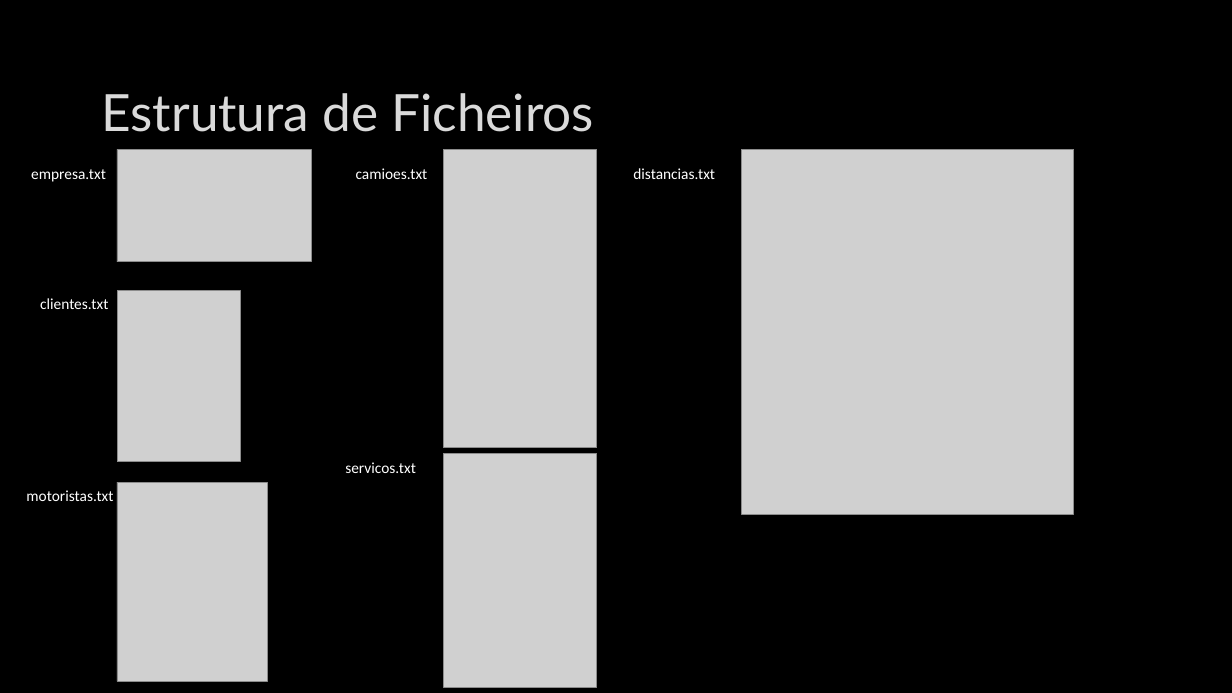
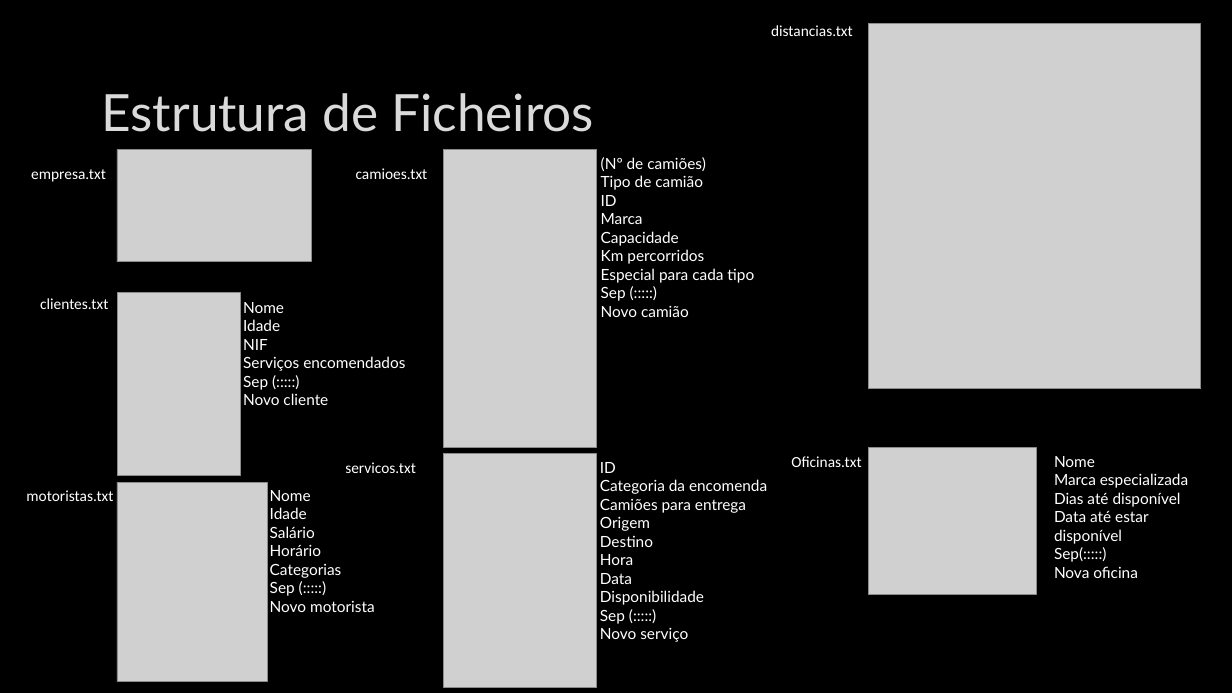
Before and after one commit to Caio-Nogueira/1-Projeto_AEDA, a slide deck: slide 5 of empresa_transportes.pptx (slide 8 before the commit). Drawn at 1232x693 pixels with LibreOffice and Linux fonts; fonts in the diff are those of the drawing; grey boxes stand for pictures; background and template pictures are left out. Boxes give left, top, right and bottom in pixels: in the first picture for what was removed or moved away, otherwise in the second. Text is boxed around its words. In the diff, an @@ line names an element or a change of style, - is before the commit and + after.

```diff
--- a/empresa_transportes.pptx
+++ b/empresa_transportes.pptx
@@ text "distancias.txt": place and size @@
-text "distancias.txt" at bbox=[633, 168, 715, 179]
+text "distancias.txt" at bbox=[771, 25, 853, 36]
@@ picture: place and size @@
-picture at bbox=[741, 150, 1074, 515]
+picture at bbox=[869, 24, 1202, 389]
@@ text added at bbox=[601, 157, 754, 317], 12 pt, text #FFFFFF @@
+(Nº de camiões)
+Tipo de camião
+ID
+Marca
+Capacidade
+Km percorridos
+Especial para cada tipo
+Sep (:::::)
+Novo camião
@@ picture: place and size @@
-picture at bbox=[117, 290, 240, 462]
+picture at bbox=[117, 293, 240, 475]
@@ text added at bbox=[243, 302, 405, 405], 12 pt, text #FFFFFF @@
+Nome
+Idade
+NIF
+Serviços encomendados
+Sep (:::::)
+Novo cliente
@@ picture added at bbox=[869, 448, 1037, 595] @@
@@ text added at bbox=[600, 462, 767, 642], 12 pt, text #FFFFFF @@
+ID
+Categoria da encomenda
+Camiões para entrega
+Origem
+Destino
+Hora
+Data
+Disponibilidade
+Sep (:::::)
+Novo serviço
@@ text added at bbox=[791, 456, 861, 467], 12 pt, text #FFFFFF @@
+Oficinas.txt
@@ text added at bbox=[1054, 456, 1188, 578], 12 pt, text #FFFFFF @@
+Nome
+Marca especializada
+Dias até disponível
+Data até estar disponível
+Sep(:::::)
+Nova oficina
@@ text added at bbox=[270, 490, 375, 612], 12 pt, text #FFFFFF @@
+Nome
+Idade
+Salário
+Horário
+Categorias
+Sep (:::::)
+Novo motorista
```
Also in this commit, not shown: 7 other slides changed, 3 slides added, 6 slides removed.
